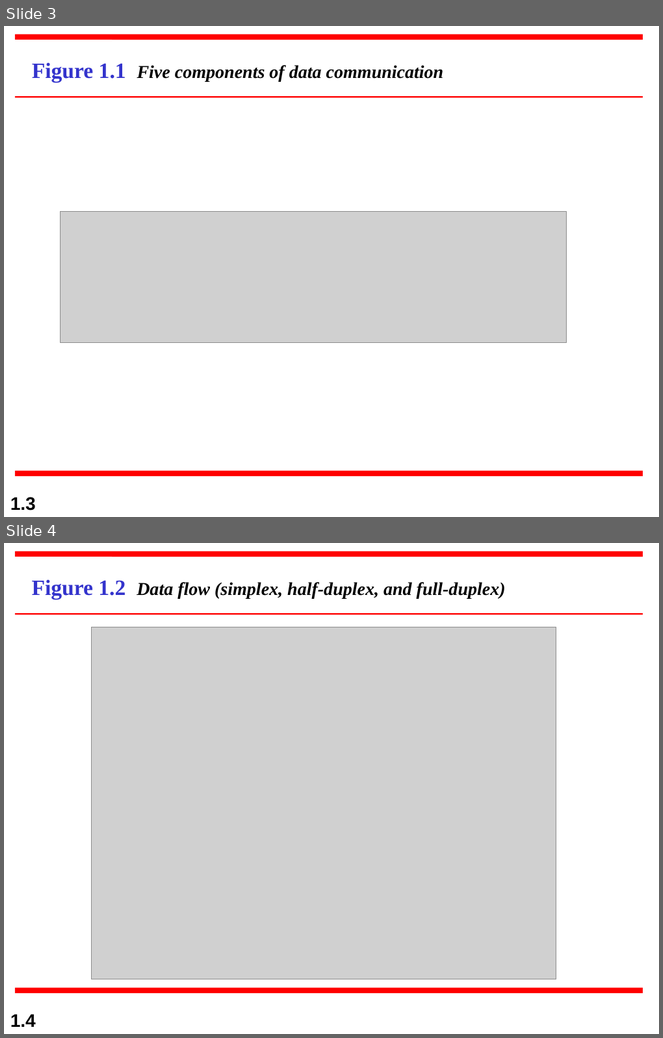
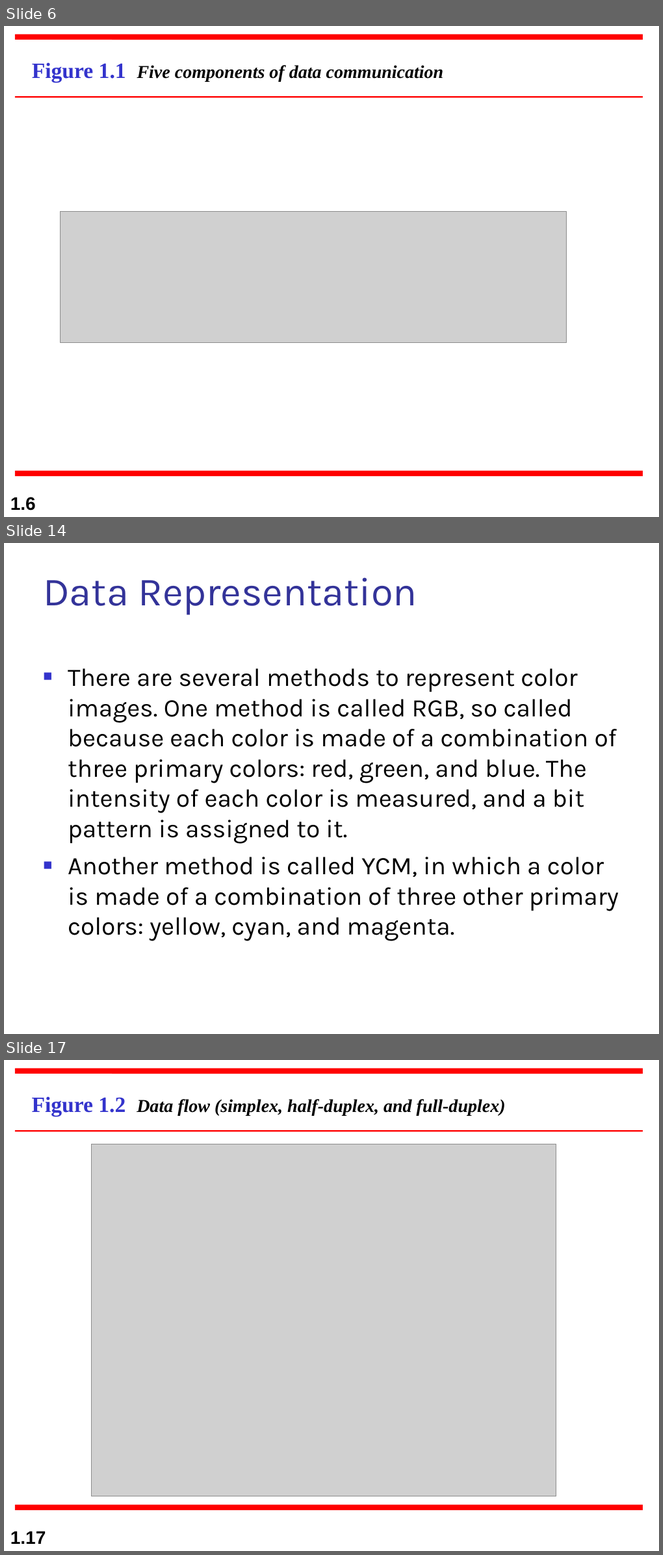
Before and after one commit to primusr/GITFiles, a slide deck: DATA COMM/ch01.ppt. Shown one above the other, each under a label of ours: slides 3 and 4 before the commit, slides 6, 14 and 17 after it; the slides between them are not shown. The pictures are 663x1038 and 663x1555 pixels, drawn with LibreOffice and Linux fonts; fonts in the diff are those of the drawing; grey boxes stand for pictures. Boxes give left, top, right and bottom in pixels: in the first picture for what was removed or moved away, otherwise in the second. Text is boxed around its words. In the diff, an @@ line names an element or a change of style, - is before the commit and + after.

```diff
--- a/DATA COMM/ch01.ppt
+++ b/DATA COMM/ch01.ppt
@@ slide 14 added at [4,543,659,1034], background #FFFFFF @@
@@ title added at [43,577,417,615], 44 pt, text #333399 @@
+Data Representation
@@ text added at [68,668,619,941], 27.8 pt, text #000000 @@
+■ There are several methods to represent color images. One method is called RGB, so called because each color is made of a combination of three primary colors: red, green, and blue. The intensity of each color is measured, and a bit pattern is assigned to it.
+■ Another method is called YCM, in which a color is made of a combination of three other primary colors: yellow, cyan, and magenta.
@@ what was slide 3 is now slide 6 @@
@@ page number at [10,497,36,511]: text changed @@
-1.3
+1.6
@@ what was slide 4 is now slide 17 @@
@@ page number at [10,1531,46,1544]: text changed @@
-1.4
+1.17
```
Also in this commit, not shown: 12 other slides added.
